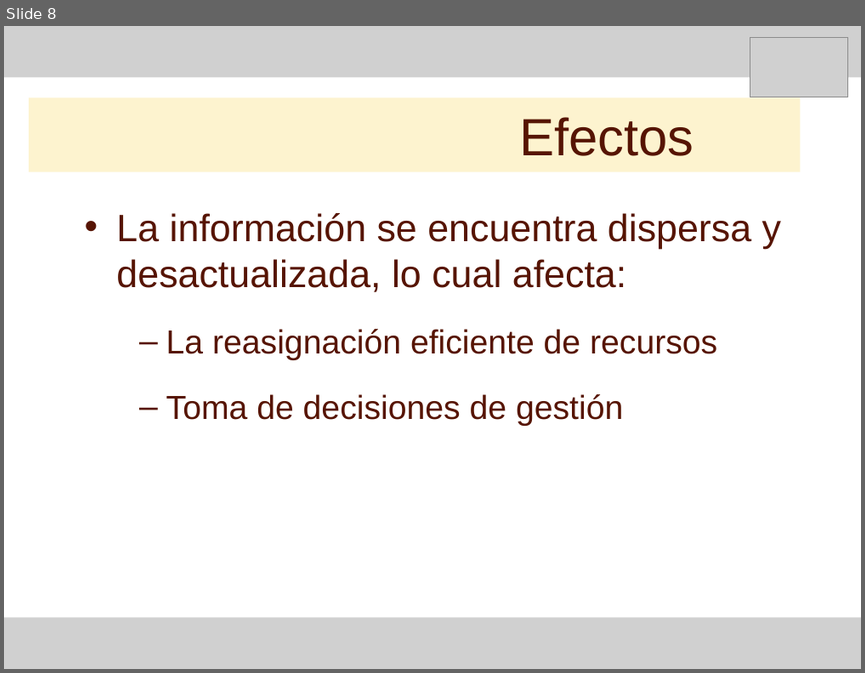
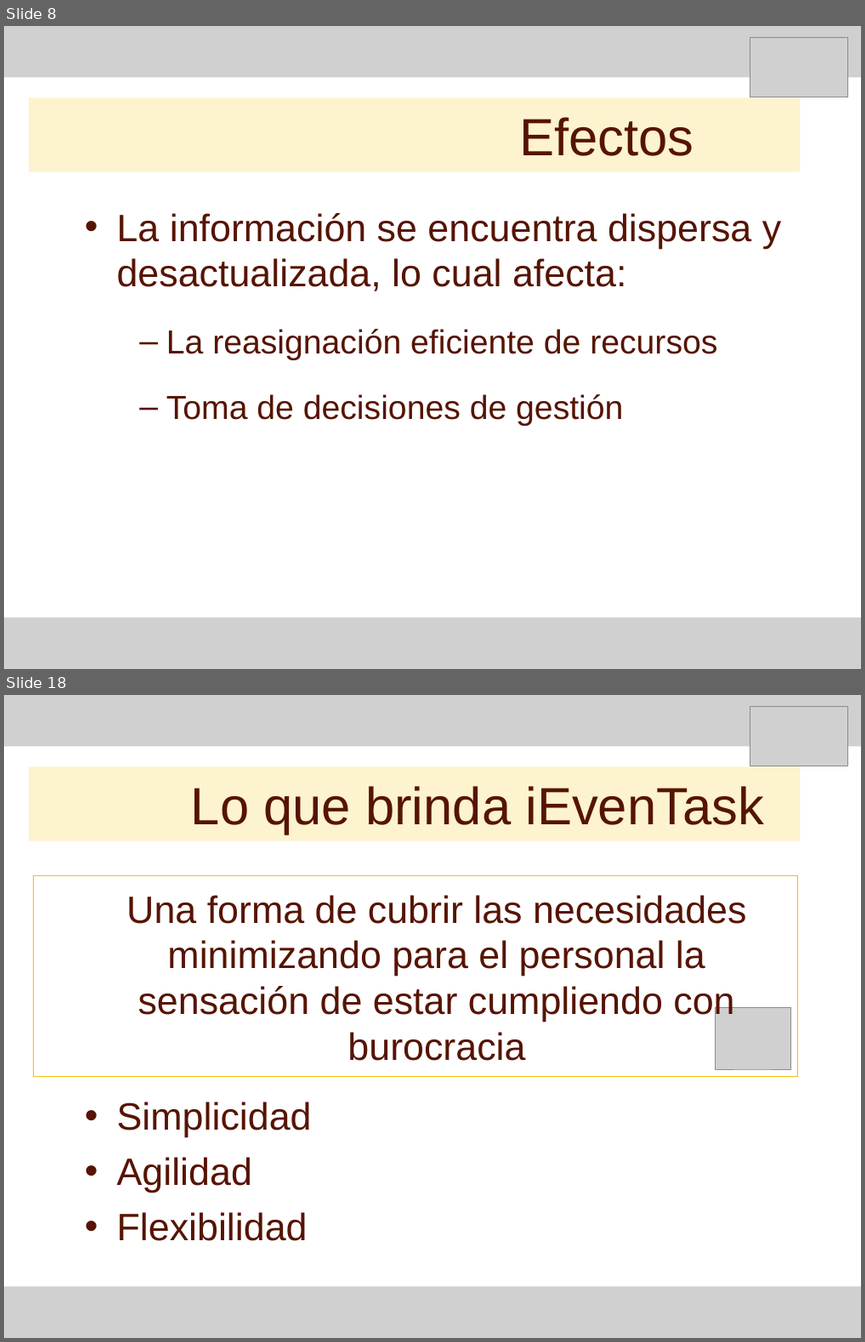
Before and after one commit to Letractively/proyunlam, a slide deck: Documentacion/97 - Exposicion/Presentacion producto.ppt. Shown one above the other, each under a label of ours: slide 8 before the commit, slides 8 and 18 after it; the slides between them are not shown. The pictures are 865x673 and 865x1342 pixels, drawn with LibreOffice and Linux fonts; fonts in the diff are those of the drawing; grey boxes stand for pictures. Boxes give left, top, right and bottom in pixels: in the first picture for what was removed or moved away, otherwise in the second. Text is boxed around its words. In the diff, an @@ line names an element or a change of style, - is before the commit and + after.

```diff
--- a/Documentacion/97 - Exposicion/Presentacion producto.ppt
+++ b/Documentacion/97 - Exposicion/Presentacion producto.ppt
@@ slide 18 added at (4, 695, 861, 1338), background #FFFFFF @@
@@ picture added at (4, 695, 861, 746) @@
@@ picture added at (749, 707, 847, 766) @@
@@ title added at (29, 767, 800, 841), fill #FBE389 at 40% opacity, 44 pt, text #561403 @@
+Lo que brinda iEvenTask
@@ rectangle added at (33, 876, 797, 1077), outline #F5C009 0.74 pt, 32 pt, text #561403 @@
+Una forma de cubrir las necesidades minimizando para el personal la sensación de estar cumpliendo con burocracia
@@ picture added at (715, 1007, 790, 1069) @@
@@ text added at (117, 1101, 312, 1241), 32 pt, text #561403 @@
+• Simplicidad
+• Agilidad
+• Flexibilidad
@@ picture added at (4, 1287, 861, 1338) @@
```
Also in this commit, not shown: 12 other slides added.
